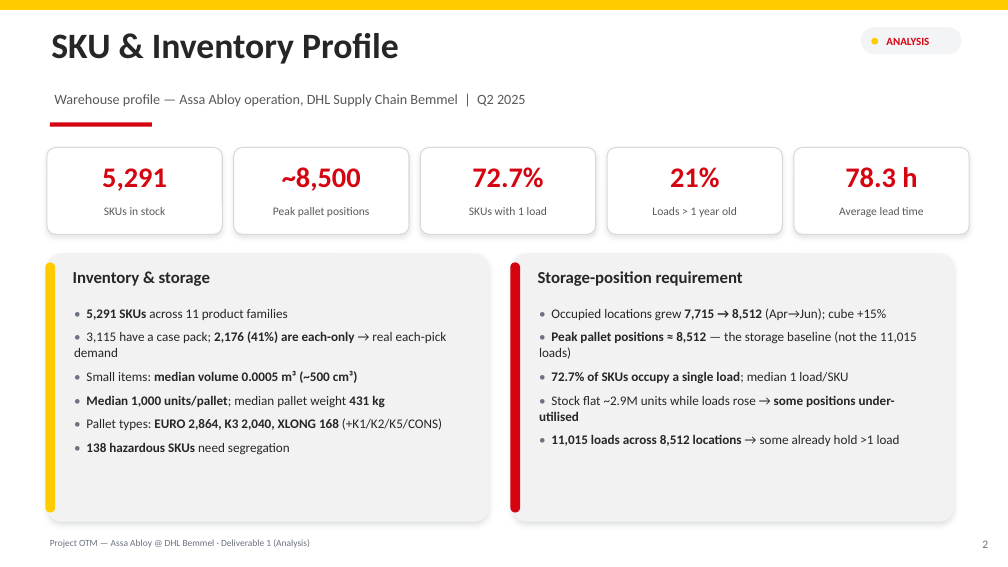
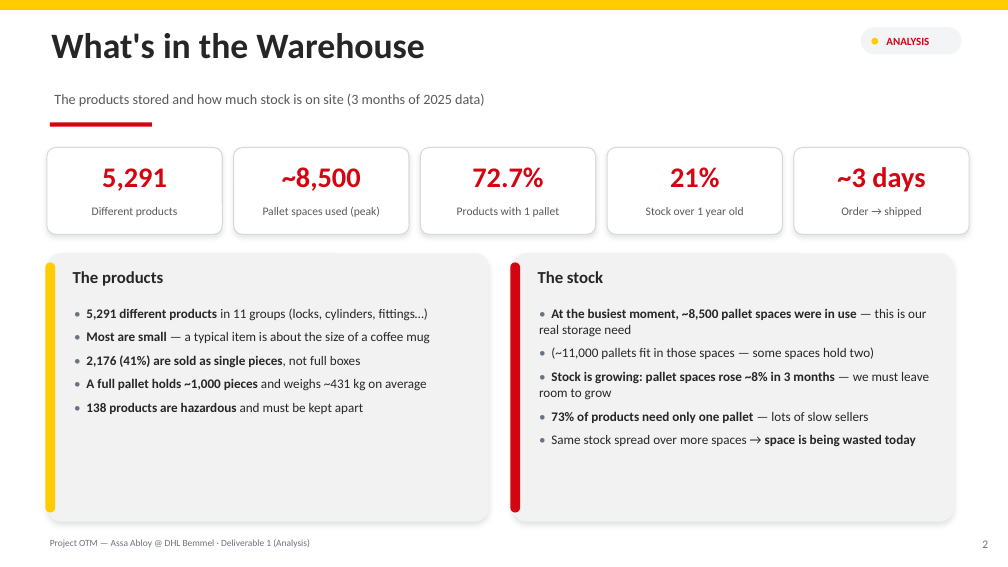
Before and after one commit to glebpankov2005-coder/Operations-Management-, a slide deck: slide 2 of deliverables/DHL Group 3 Milestone 1 (v2).pptx. Drawn at 1008x567 pixels with LibreOffice and Linux fonts; fonts in the diff are those of the drawing. Boxes give left, top, right and bottom in pixels: in the first picture for what was removed or moved away, otherwise in the second. Text is boxed around its words. In the diff, an @@ line names an element or a change of style, - is before the commit and + after.

```diff
--- a/deliverables/DHL Group 3 Milestone 1 (v2).pptx
+++ b/deliverables/DHL Group 3 Milestone 1 (v2).pptx
@@ text at box(51, 33, 424, 59): text changed @@
-SKU & Inventory Profile
+What's in the Warehouse
@@ text at box(54, 94, 485, 107): text changed @@
-Warehouse profile — Assa Abloy operation, DHL Supply Chain Bemmel | Q2 2025
+The products stored and how much stock is on site (3 months of 2025 data)
@@ text at box(837, 167, 925, 192): text changed @@
-78.3 h
+~3 days
@@ text at box(92, 207, 177, 217): text changed @@
-SKUs in stock
+Different products
@@ text at box(263, 207, 380, 217): text changed @@
-Peak pallet positions
+Pallet spaces used (peak)
@@ text at box(457, 207, 559, 217): text changed @@
-SKUs with 1 load
+Products with 1 pallet
@@ text at box(646, 207, 744, 217): text changed @@
-Loads > 1 year old
+Stock over 1 year old
@@ text at box(841, 207, 921, 217): text changed @@
-Average lead time
+Order → shipped
@@ text at box(73, 271, 163, 286): text changed @@
-Inventory & storage
+The products
@@ text at box(538, 271, 603, 283): text changed @@
-Storage-position requirement
+The stock
@@ text at box(86, 308, 430, 414): text changed @@
-• 5,291 SKUs across 11 product families
-• 3,115 have a case pack; 2,176 (41%) are each-only → real each-pick demand
-• Small items: median volume 0.0005 m³ (~500 cm³)
-• Median 1,000 units/pallet; median pallet weight 431 kg
-• Pallet types: EURO 2,864, K3 2,040, XLONG 168 (+K1/K2/K5/CONS)
-• 138 hazardous SKUs need segregation
+• 5,291 different products in 11 groups (locks, cylinders, fittings…)
+• Most are small — a typical item is about the size of a coffee mug
+• 2,176 (41%) are sold as single pieces, not full boxes
+• A full pallet holds ~1,000 pieces and weighs ~431 kg on average
+• 138 products are hazardous and must be kept apart
@@ text at box(539, 308, 929, 446): text changed @@
-• Occupied locations grew 7,715 → 8,512 (Apr→Jun); cube +15%
-• Peak pallet positions ≈ 8,512 — the storage baseline (not the 11,015 loads)
-• 72.7% of SKUs occupy a single load; median 1 load/SKU
-• Stock flat ~2.9M units while loads rose → some positions under-utilised
-• 11,015 loads across 8,512 locations → some already hold >1 load
+• At the busiest moment, ~8,500 pallet spaces were in use — this is our real storage need
+• (~11,000 pallets fit in those spaces — some spaces hold two)
+• Stock is growing: pallet spaces rose ~8% in 3 months — we must leave room to grow
+• 73% of products need only one pallet — lots of slow sellers
+• Same stock spread over more spaces → space is being wasted today
```
Also in this commit, not shown: 6 other slides changed, 1 slide added, 1 slide removed, 1 other file.
